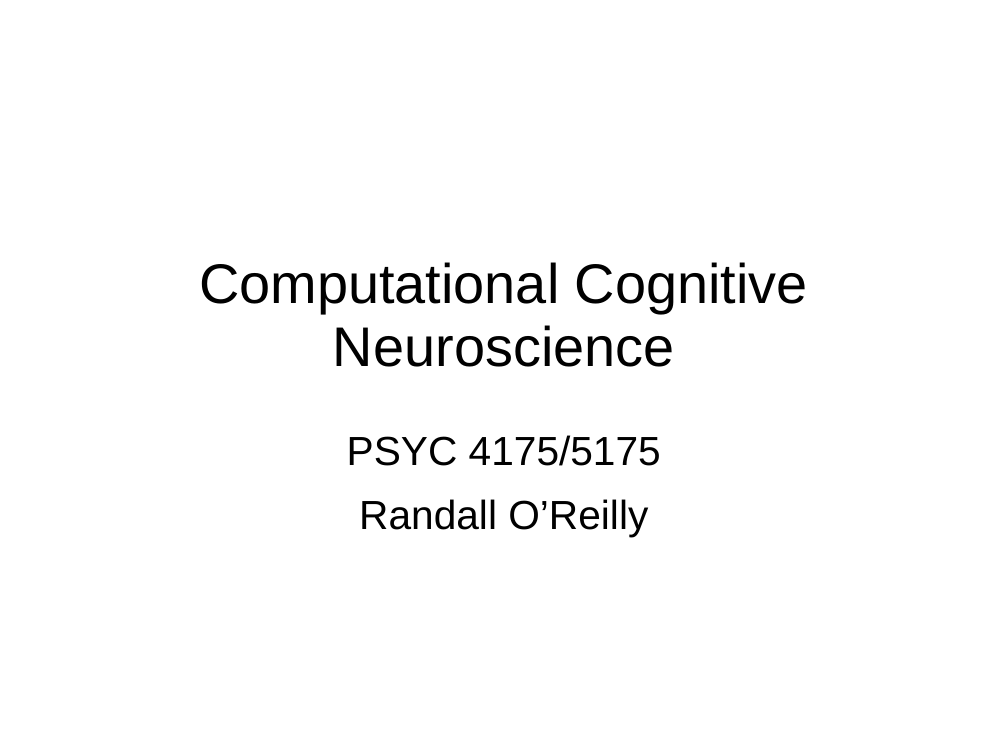
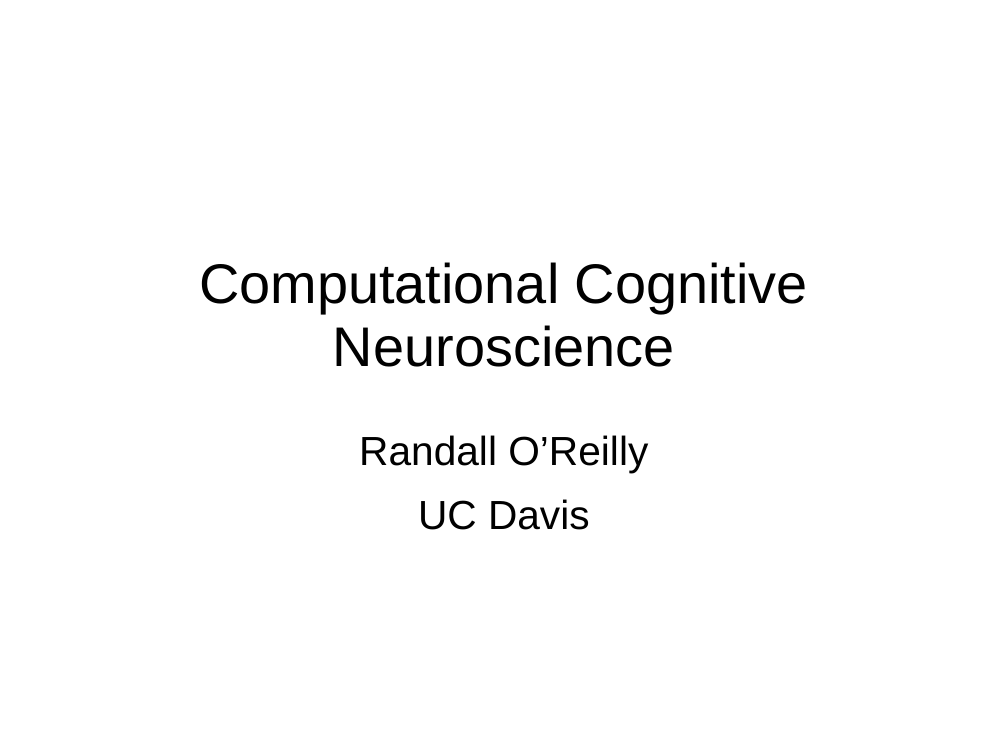
Before and after one commit to ccnlab/teaching, a slide deck: slide 1 of ccn/randy_slides/oreilly_ccn_intro.pptx. Drawn at 1008x756 pixels with LibreOffice and Linux fonts; fonts in the diff are those of the drawing; background and template pictures are left out. Boxes give left, top, right and bottom in pixels: in the first picture for what was removed or moved away, otherwise in the second. Text is boxed around its words. In the diff, an @@ line names an element or a change of style, - is before the commit and + after.

```diff
--- a/ccn/randy_slides/oreilly_ccn_intro.pptx
+++ b/ccn/randy_slides/oreilly_ccn_intro.pptx
@@ subtitle at [347,435,661,466]: paragraph removed @@
-PSYC 4175/5175
@@ subtitle at [418,499,590,530]: paragraph added @@
+UC Davis
```
Also in this commit, not shown: 5 other files.
